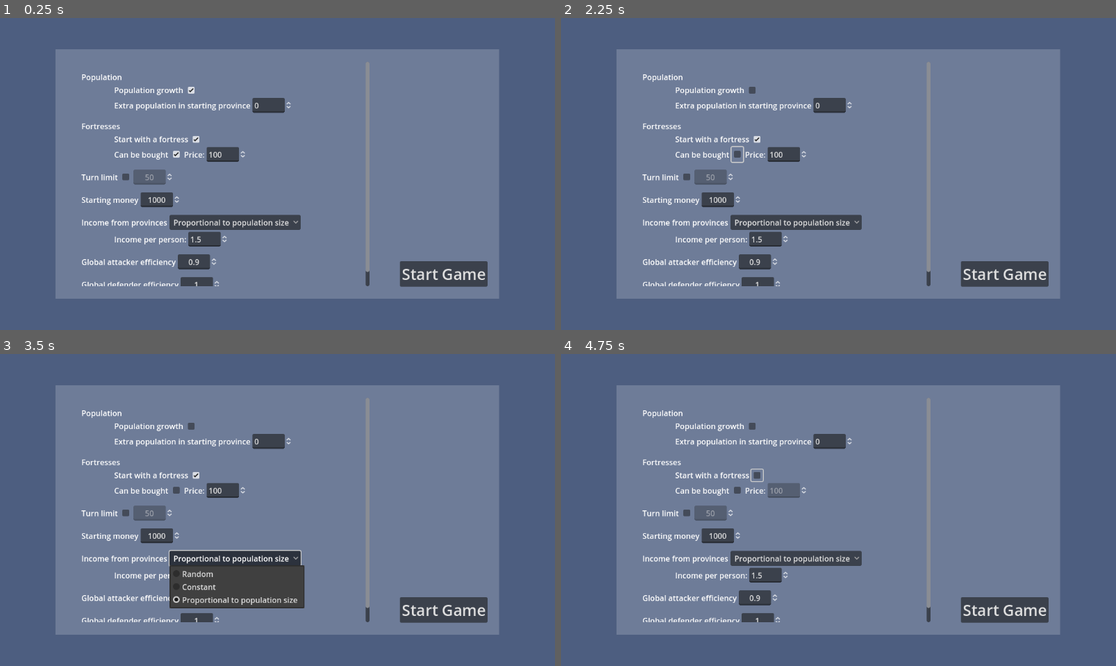
Above: before the commit, frames 1-4 (two rows, left to right).
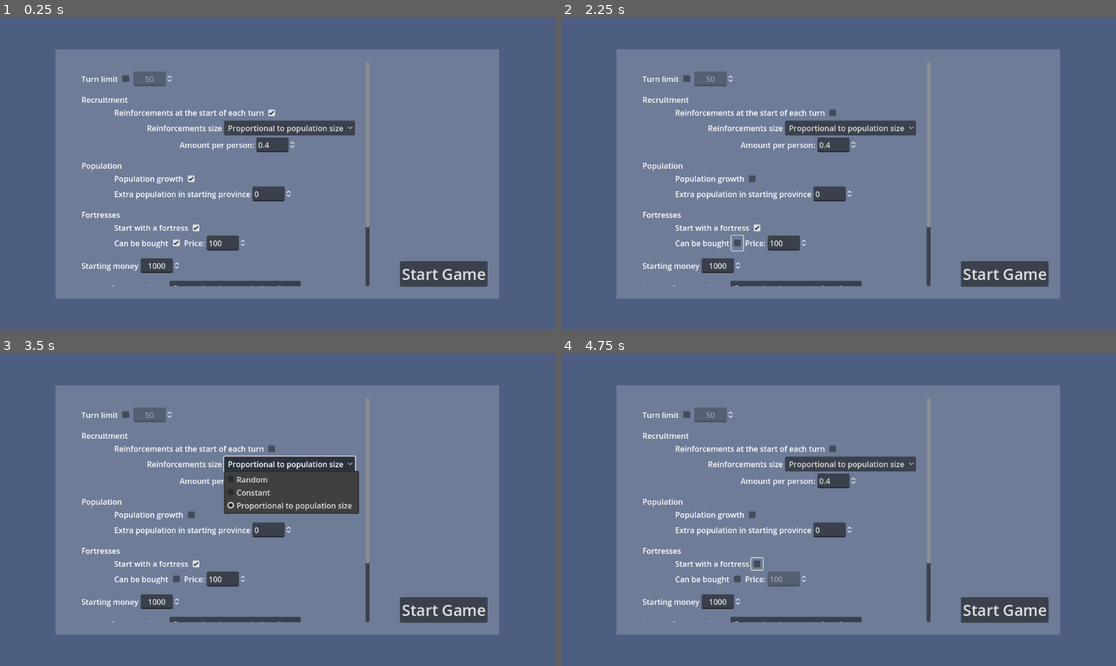
Above: after the commit, the same moments.

Repository: SamTheBlow/grand-strategy-game
Game: Godot game, scene res://scenes/main.tscn
Same seed, same stepped clock (60 frames per second), same inputs: the game is played once before the commit and once after it. The engine's default icon, where the game draws it, is replaced by a stand-in: a white triangle on a blue panel in a dark square.
Inputs (mouse positions are in pixels of both pictures, inside the frame that each line leads up to; where the layout moved, square brackets give the same spot in the first picture):
- Up to frame 1 (0.25 s): no input
- Up to frame 2 (2.25 s): click (755, 177) [755, 89] at 0.5 s; click (832, 111) at 1.27 s; click (738, 242) [738, 155] at 2 s
- Up to frame 3 (3.5 s): click "Proportional to population si…" at 2.75 s
- Up to frame 4 (4.75 s): click "Proportional to population si…" at 3.5 s; click (755, 563) [755, 475] at 4.25 s

The runs differ from the first frame. In frame 1, 8.5% of the frame differs, in the area x 14-67%, y 17-86%; in frame 2, 8.6%; in frame 3, 14%; in frame 4, 8.6%.

Commit message:
Add new rules for army reinforcements

Diff:
--- a/GrandStrategyGame/scenes/main_menu/lobby.tscn
+++ b/GrandStrategyGame/scenes/main_menu/lobby.tscn
@@ -3,7 +3,7 @@
 [ext_resource type="Script" path="res://scripts/main_menu/lobby.gd" id="1_hty1g"]
 [ext_resource type="PackedScene" uid="uid://dt7gjsuwry1nc" path="res://test_data/world_maps/world_test1.tscn" id="2_aiiyc"]
 [ext_resource type="Script" path="res://scripts/main_menu/lockable_spin_box.gd" id="2_sb2tg"]
-[ext_resource type="Script" path="res://scripts/main_menu/province_income_options.gd" id="4_cq0th"]
+[ext_resource type="Script" path="res://scripts/main_menu/show_menu_options.gd" id="4_cq0th"]
 
 [node name="Lobby" type="Control"]
 layout_mode = 3
@@ -50,7 +50,6 @@
 [node name="ScrollContainer" type="ScrollContainer" parent="HBoxContainer/Spacing75/MarginContainer"]
 layout_mode = 2
 follow_focus = true
-horizontal_scroll_mode = 0
 
 [node name="HBoxContainer" type="HBoxContainer" parent="HBoxContainer/Spacing75/MarginContainer/ScrollContainer"]
 layout_mode = 2
@@ -66,104 +65,6 @@
 
 [node name="SpacingTop" type="Control" parent="HBoxContainer/Spacing75/MarginContainer/ScrollContainer/HBoxContainer/VBoxContainer"]
 custom_minimum_size = Vector2(0, 16)
-layout_mode = 2
-
-[node name="HBoxContainer" type="HBoxContainer" parent="HBoxContainer/Spacing75/MarginContainer/ScrollContainer/HBoxContainer/VBoxContainer"]
-layout_mode = 2
-
-[node name="Label" type="Label" parent="HBoxContainer/Spacing75/MarginContainer/ScrollContainer/HBoxContainer/VBoxContainer/HBoxContainer"]
-layout_mode = 2
-text = "Population"
-
-[node name="HBoxContainer69" type="HBoxContainer" parent="HBoxContainer/Spacing75/MarginContainer/ScrollContainer/HBoxContainer/VBoxContainer"]
-layout_mode = 2
-
-[node name="Spacing" type="Control" parent="HBoxContainer/Spacing75/MarginContainer/ScrollContainer/HBoxContainer/VBoxContainer/HBoxContainer69"]
-custom_minimum_size = Vector2(64, 0)
-layout_mode = 2
-
-[node name="Label" type="Label" parent="HBoxContainer/Spacing75/MarginContainer/ScrollContainer/HBoxContainer/VBoxContainer/HBoxContainer69"]
-layout_mode = 2
-text = "Population growth"
-
-[node name="PopulationGrowth" type="CheckBox" parent="HBoxContainer/Spacing75/MarginContainer/ScrollContainer/HBoxContainer/VBoxContainer/HBoxContainer69"]
-unique_name_in_owner = true
-layout_mode = 2
-button_pressed = true
-
-[node name="HBoxContainer70" type="HBoxContainer" parent="HBoxContainer/Spacing75/MarginContainer/ScrollContainer/HBoxContainer/VBoxContainer"]
-layout_mode = 2
-
-[node name="Spacing" type="Control" parent="HBoxContainer/Spacing75/MarginContainer/ScrollContainer/HBoxContainer/VBoxContainer/HBoxContainer70"]
-custom_minimum_size = Vector2(64, 0)
-layout_mode = 2
-
-[node name="Label" type="Label" parent="HBoxContainer/Spacing75/MarginContainer/ScrollContainer/HBoxContainer/VBoxContainer/HBoxContainer70"]
-layout_mode = 2
-text = "Extra population in starting province"
-
-[node name="ExtraStartingPopulation" type="SpinBox" parent="HBoxContainer/Spacing75/MarginContainer/ScrollContainer/HBoxContainer/VBoxContainer/HBoxContainer70"]
-unique_name_in_owner = true
-layout_mode = 2
-allow_greater = true
-
-[node name="Spacing1" type="Control" parent="HBoxContainer/Spacing75/MarginContainer/ScrollContainer/HBoxContainer/VBoxContainer"]
-custom_minimum_size = Vector2(0, 8)
-layout_mode = 2
-
-[node name="HBoxContainer2" type="HBoxContainer" parent="HBoxContainer/Spacing75/MarginContainer/ScrollContainer/HBoxContainer/VBoxContainer"]
-layout_mode = 2
-
-[node name="Label" type="Label" parent="HBoxContainer/Spacing75/MarginContainer/ScrollContainer/HBoxContainer/VBoxContainer/HBoxContainer2"]
-layout_mode = 2
-text = "Fortresses"
-
-[node name="FortressStart" type="HBoxContainer" parent="HBoxContainer/Spacing75/MarginContainer/ScrollContainer/HBoxContainer/VBoxContainer"]
-layout_mode = 2
-
-[node name="Spacing" type="Control" parent="HBoxContainer/Spacing75/MarginContainer/ScrollContainer/HBoxContainer/VBoxContainer/FortressStart"]
-custom_minimum_size = Vector2(64, 0)
-layout_mode = 2
-
-[node name="Label" type="Label" parent="HBoxContainer/Spacing75/MarginContainer/ScrollContainer/HBoxContainer/VBoxContainer/FortressStart"]
-layout_mode = 2
-text = "Start with a fortress"
-
-[node name="StartWithFortress" type="CheckBox" parent="HBoxContainer/Spacing75/MarginContainer/ScrollContainer/HBoxContainer/VBoxContainer/FortressStart"]
-unique_name_in_owner = true
-layout_mode = 2
-button_pressed = true
-
-[node name="FortressPurchase2" type="HBoxContainer" parent="HBoxContainer/Spacing75/MarginContainer/ScrollContainer/HBoxContainer/VBoxContainer"]
-layout_mode = 2
-
-[node name="Spacing" type="Control" parent="HBoxContainer/Spacing75/MarginContainer/ScrollContainer/HBoxContainer/VBoxContainer/FortressPurchase2"]
-custom_minimum_size = Vector2(64, 0)
-layout_mode = 2
-
-[node name="Label" type="Label" parent="HBoxContainer/Spacing75/MarginContainer/ScrollContainer/HBoxContainer/VBoxContainer/FortressPurchase2"]
-layout_mode = 2
-text = "Can be bought"
-
-[node name="CanBuyFortress" type="CheckBox" parent="HBoxContainer/Spacing75/MarginContainer/ScrollContainer/HBoxContainer/VBoxContainer/FortressPurchase2"]
-unique_name_in_owner = true
-layout_mode = 2
-button_pressed = true
-
-[node name="Label2" type="Label" parent="HBoxContainer/Spacing75/MarginContainer/ScrollContainer/HBoxContainer/VBoxContainer/FortressPurchase2"]
-layout_mode = 2
-text = "Price:"
-
-[node name="FortressPrice" type="SpinBox" parent="HBoxContainer/Spacing75/MarginContainer/ScrollContainer/HBoxContainer/VBoxContainer/FortressPurchase2" node_paths=PackedStringArray("check_box")]
-unique_name_in_owner = true
-layout_mode = 2
-value = 100.0
-allow_greater = true
-script = ExtResource("2_sb2tg")
-check_box = NodePath("../../FortressStart/StartWithFortress")
-
-[node name="Spacing2" type="Control" parent="HBoxContainer/Spacing75/MarginContainer/ScrollContainer/HBoxContainer/VBoxContainer"]
-custom_minimum_size = Vector2(0, 8)
 layout_mode = 2
 
 [node name="HBoxContainer3" type="HBoxContainer" parent="HBoxContainer/Spacing75/MarginContainer/ScrollContainer/HBoxContainer/VBoxContainer"]
@@ -189,6 +90,246 @@
 check_box = NodePath("../TurnLimitCheckBox")
 
 [node name="Spacing5" type="Control" parent="HBoxContainer/Spacing75/MarginContainer/ScrollContainer/HBoxContainer/VBoxContainer"]
+custom_minimum_size = Vector2(0, 8)
+layout_mode = 2
+
+[node name="HBoxContainer" type="HBoxContainer" parent="HBoxContainer/Spacing75/MarginContainer/ScrollContainer/HBoxContainer/VBoxContainer"]
+layout_mode = 2
+
+[node name="Label" type="Label" parent="HBoxContainer/Spacing75/MarginContainer/ScrollContainer/HBoxContainer/VBoxContainer/HBoxContainer"]
+layout_mode = 2
+text = "Recruitment"
+
+[node name="HBoxContainer71" type="HBoxContainer" parent="HBoxContainer/Spacing75/MarginContainer/ScrollContainer/HBoxContainer/VBoxContainer"]
+layout_mode = 2
+
+[node name="Spacing" type="Control" parent="HBoxContainer/Spacing75/MarginContainer/ScrollContainer/HBoxContainer/VBoxContainer/HBoxContainer71"]
+custom_minimum_size = Vector2(64, 0)
+layout_mode = 2
+
+[node name="Label" type="Label" parent="HBoxContainer/Spacing75/MarginContainer/ScrollContainer/HBoxContainer/VBoxContainer/HBoxContainer71"]
+layout_mode = 2
+text = "Reinforcements at the start of each turn"
+
+[node name="Reinforcements" type="CheckBox" parent="HBoxContainer/Spacing75/MarginContainer/ScrollContainer/HBoxContainer/VBoxContainer/HBoxContainer71"]
+unique_name_in_owner = true
+layout_mode = 2
+button_pressed = true
+
+[node name="HBoxContainer9" type="HBoxContainer" parent="HBoxContainer/Spacing75/MarginContainer/ScrollContainer/HBoxContainer/VBoxContainer"]
+layout_mode = 2
+
+[node name="Spacing" type="Control" parent="HBoxContainer/Spacing75/MarginContainer/ScrollContainer/HBoxContainer/VBoxContainer/HBoxContainer9"]
+custom_minimum_size = Vector2(64, 0)
+layout_mode = 2
+
+[node name="Spacing2" type="Control" parent="HBoxContainer/Spacing75/MarginContainer/ScrollContainer/HBoxContainer/VBoxContainer/HBoxContainer9"]
+custom_minimum_size = Vector2(64, 0)
+layout_mode = 2
+
+[node name="Label" type="Label" parent="HBoxContainer/Spacing75/MarginContainer/ScrollContainer/HBoxContainer/VBoxContainer/HBoxContainer9"]
+layout_mode = 2
+text = "Reinforcements size"
+
+[node name="ReinforcementOptions" type="OptionButton" parent="HBoxContainer/Spacing75/MarginContainer/ScrollContainer/HBoxContainer/VBoxContainer/HBoxContainer9" node_paths=PackedStringArray("options")]
+unique_name_in_owner = true
+layout_mode = 2
+item_count = 3
+selected = 2
+popup/item_0/text = "Random"
+popup/item_0/id = 0
+popup/item_1/text = "Constant"
+popup/item_1/id = 1
+popup/item_2/text = "Proportional to population size"
+popup/item_2/id = 2
+script = ExtResource("4_cq0th")
+options = [NodePath("../../HBoxContainer420"), NodePath("../../HBoxContainer421"), NodePath("../../HBoxContainer422")]
+
+[node name="HBoxContainer420" type="HBoxContainer" parent="HBoxContainer/Spacing75/MarginContainer/ScrollContainer/HBoxContainer/VBoxContainer"]
+layout_mode = 2
+
+[node name="Spacing" type="Control" parent="HBoxContainer/Spacing75/MarginContainer/ScrollContainer/HBoxContainer/VBoxContainer/HBoxContainer420"]
+custom_minimum_size = Vector2(64, 0)
+layout_mode = 2
+
+[node name="Spacing2" type="Control" parent="HBoxContainer/Spacing75/MarginContainer/ScrollContainer/HBoxContainer/VBoxContainer/HBoxContainer420"]
+custom_minimum_size = Vector2(64, 0)
+layout_mode = 2
+
+[node name="Spacing3" type="Control" parent="HBoxContainer/Spacing75/MarginContainer/ScrollContainer/HBoxContainer/VBoxContainer/HBoxContainer420"]
+custom_minimum_size = Vector2(64, 0)
+layout_mode = 2
+
+[node name="Label" type="Label" parent="HBoxContainer/Spacing75/MarginContainer/ScrollContainer/HBoxContainer/VBoxContainer/HBoxContainer420"]
+layout_mode = 2
+text = "Range:"
+
+[node name="ReinforcementsRandomMin" type="SpinBox" parent="HBoxContainer/Spacing75/MarginContainer/ScrollContainer/HBoxContainer/VBoxContainer/HBoxContainer420"]
+unique_name_in_owner = true
+layout_mode = 2
+value = 10.0
+allow_greater = true
+
+[node name="Label2" type="Label" parent="HBoxContainer/Spacing75/MarginContainer/ScrollContainer/HBoxContainer/VBoxContainer/HBoxContainer420"]
+layout_mode = 2
+text = "to"
+
+[node name="ReinforcementsRandomMax" type="SpinBox" parent="HBoxContainer/Spacing75/MarginContainer/ScrollContainer/HBoxContainer/VBoxContainer/HBoxContainer420"]
+unique_name_in_owner = true
+layout_mode = 2
+value = 40.0
+allow_greater = true
+
+[node name="HBoxContainer421" type="HBoxContainer" parent="HBoxContainer/Spacing75/MarginContainer/ScrollContainer/HBoxContainer/VBoxContainer"]
+layout_mode = 2
+
+[node name="Spacing" type="Control" parent="HBoxContainer/Spacing75/MarginContainer/ScrollContainer/HBoxContainer/VBoxContainer/HBoxContainer421"]
+custom_minimum_size = Vector2(64, 0)
+layout_mode = 2
+
+[node name="Spacing2" type="Control" parent="HBoxContainer/Spacing75/MarginContainer/ScrollContainer/HBoxContainer/VBoxContainer/HBoxContainer421"]
+custom_minimum_size = Vector2(64, 0)
+layout_mode = 2
+
+[node name="Spacing3" type="Control" parent="HBoxContainer/Spacing75/MarginContainer/ScrollContainer/HBoxContainer/VBoxContainer/HBoxContainer421"]
+custom_minimum_size = Vector2(64, 0)
+layout_mode = 2
+
+[node name="Label" type="Label" parent="HBoxContainer/Spacing75/MarginContainer/ScrollContainer/HBoxContainer/VBoxContainer/HBoxContainer421"]
+layout_mode = 2
+text = "Amount:"
+
+[node name="ReinforcementsConstant" type="SpinBox" parent="HBoxContainer/Spacing75/MarginContainer/ScrollContainer/HBoxContainer/VBoxContainer/HBoxContainer421"]
+unique_name_in_owner = true
+layout_mode = 2
+value = 20.0
+allow_greater = true
+
+[node name="HBoxContainer422" type="HBoxContainer" parent="HBoxContainer/Spacing75/MarginContainer/ScrollContainer/HBoxContainer/VBoxContainer"]
+layout_mode = 2
+
+[node name="Spacing" type="Control" parent="HBoxContainer/Spacing75/MarginContainer/ScrollContainer/HBoxContainer/VBoxContainer/HBoxContainer422"]
+custom_minimum_size = Vector2(64, 0)
+layout_mode = 2
+
+[node name="Spacing2" type="Control" parent="HBoxContainer/Spacing75/MarginContainer/ScrollContainer/HBoxContainer/VBoxContainer/HBoxContainer422"]
+custom_minimum_size = Vector2(64, 0)
+layout_mode = 2
+
+[node name="Spacing3" type="Control" parent="HBoxContainer/Spacing75/MarginContainer/ScrollContainer/HBoxContainer/VBoxContainer/HBoxContainer422"]
+custom_minimum_size = Vector2(64, 0)
+layout_mode = 2
+
+[node name="Label" type="Label" parent="HBoxContainer/Spacing75/MarginContainer/ScrollContainer/HBoxContainer/VBoxContainer/HBoxContainer422"]
+layout_mode = 2
+text = "Amount per person:"
+
+[node name="ReinforcementsPerPerson" type="SpinBox" parent="HBoxContainer/Spacing75/MarginContainer/ScrollContainer/HBoxContainer/VBoxContainer/HBoxContainer422"]
+unique_name_in_owner = true
+layout_mode = 2
+step = 0.01
+value = 0.4
+allow_greater = true
+
+[node name="Spacing7" type="Control" parent="HBoxContainer/Spacing75/MarginContainer/ScrollContainer/HBoxContainer/VBoxContainer"]
+custom_minimum_size = Vector2(0, 8)
+layout_mode = 2
+
+[node name="HBoxContainer8" type="HBoxContainer" parent="HBoxContainer/Spacing75/MarginContainer/ScrollContainer/HBoxContainer/VBoxContainer"]
+layout_mode = 2
+
+[node name="Label" type="Label" parent="HBoxContainer/Spacing75/MarginContainer/ScrollContainer/HBoxContainer/VBoxContainer/HBoxContainer8"]
+layout_mode = 2
+text = "Population"
+
+[node name="HBoxContainer69" type="HBoxContainer" parent="HBoxContainer/Spacing75/MarginContainer/ScrollContainer/HBoxContainer/VBoxContainer"]
+layout_mode = 2
+
+[node name="Spacing" type="Control" parent="HBoxContainer/Spacing75/MarginContainer/ScrollContainer/HBoxContainer/VBoxContainer/HBoxContainer69"]
+custom_minimum_size = Vector2(64, 0)
+layout_mode = 2
+
+[node name="Label" type="Label" parent="HBoxContainer/Spacing75/MarginContainer/ScrollContainer/HBoxContainer/VBoxContainer/HBoxContainer69"]
+layout_mode = 2
+text = "Population growth"
+
+[node name="PopulationGrowth" type="CheckBox" parent="HBoxContainer/Spacing75/MarginContainer/ScrollContainer/HBoxContainer/VBoxContainer/HBoxContainer69"]
+unique_name_in_owner = true
+layout_mode = 2
+button_pressed = true
+
+[node name="HBoxContainer70" type="HBoxContainer" parent="HBoxContainer/Spacing75/MarginContainer/ScrollContainer/HBoxContainer/VBoxContainer"]
+layout_mode = 2
+
+[node name="Spacing" type="Control" parent="HBoxContainer/Spacing75/MarginContainer/ScrollContainer/HBoxContainer/VBoxContainer/HBoxContainer70"]
+custom_minimum_size = Vector2(64, 0)
+layout_mode = 2
+
+[node name="Label" type="Label" parent="HBoxContainer/Spacing75/MarginContainer/ScrollContainer/HBoxContainer/VBoxContainer/HBoxContainer70"]
+layout_mode = 2
+text = "Extra population in starting province"
+
+[node name="ExtraStartingPopulation" type="SpinBox" parent="HBoxContainer/Spacing75/MarginContainer/ScrollContainer/HBoxContainer/VBoxContainer/HBoxContainer70"]
+unique_name_in_owner = true
+layout_mode = 2
+allow_greater = true
+
+[node name="Spacing1" type="Control" parent="HBoxContainer/Spacing75/MarginContainer/ScrollContainer/HBoxContainer/VBoxContainer"]
+custom_minimum_size = Vector2(0, 8)
+layout_mode = 2
+
+[node name="HBoxContainer2" type="HBoxContainer" parent="HBoxContainer/Spacing75/MarginContainer/ScrollContainer/HBoxContainer/VBoxContainer"]
+layout_mode = 2
+
+[node name="Label" type="Label" parent="HBoxContainer/Spacing75/MarginContainer/ScrollContainer/HBoxContainer/VBoxContainer/HBoxContainer2"]
+layout_mode = 2
+text = "Fortresses"
+
+[node name="FortressStart" type="HBoxContainer" parent="HBoxContainer/Spacing75/MarginContainer/ScrollContainer/HBoxContainer/VBoxContainer"]
+layout_mode = 2
+
+[node name="Spacing" type="Control" parent="HBoxContainer/Spacing75/MarginContainer/ScrollContainer/HBoxContainer/VBoxContainer/FortressStart"]
+custom_minimum_size = Vector2(64, 0)
+layout_mode = 2
+
+[node name="Label" type="Label" parent="HBoxContainer/Spacing75/MarginContainer/ScrollContainer/HBoxContainer/VBoxContainer/FortressStart"]
+layout_mode = 2
+text = "Start with a fortress"
+
+[node name="StartWithFortress" type="CheckBox" parent="HBoxContainer/Spacing75/MarginContainer/ScrollContainer/HBoxContainer/VBoxContainer/FortressStart"]
+unique_name_in_owner = true
+layout_mode = 2
+button_pressed = true
+
+[node name="FortressPurchase2" type="HBoxContainer" parent="HBoxContainer/Spacing75/MarginContainer/ScrollContainer/HBoxContainer/VBoxContainer"]
+layout_mode = 2
+
+[node name="Spacing" type="Control" parent="HBoxContainer/Spacing75/MarginContainer/ScrollContainer/HBoxContainer/VBoxContainer/FortressPurchase2"]
+custom_minimum_size = Vector2(64, 0)
+layout_mode = 2
+
+[node name="Label" type="Label" parent="HBoxContainer/Spacing75/MarginContainer/ScrollContainer/HBoxContainer/VBoxContainer/FortressPurchase2"]
+layout_mode = 2
+text = "Can be bought"
+
+[node name="CanBuyFortress" type="CheckBox" parent="HBoxContainer/Spacing75/MarginContainer/ScrollContainer/HBoxContainer/VBoxContainer/FortressPurchase2"]
+unique_name_in_owner = true
+layout_mode = 2
+button_pressed = true
+
+[node name="Label2" type="Label" parent="HBoxContainer/Spacing75/MarginContainer/ScrollContainer/HBoxContainer/VBoxContainer/FortressPurchase2"]
+layout_mode = 2
+text = "Price:"
+
+[node name="FortressPrice" type="SpinBox" parent="HBoxContainer/Spacing75/MarginContainer/ScrollContainer/HBoxContainer/VBoxContainer/FortressPurchase2" node_paths=PackedStringArray("check_box")]
+unique_name_in_owner = true
+layout_mode = 2
+value = 100.0
+allow_greater = true
+script = ExtResource("2_sb2tg")
+check_box = NodePath("../../FortressStart/StartWithFortress")
+
+[node name="Spacing2" type="Control" parent="HBoxContainer/Spacing75/MarginContainer/ScrollContainer/HBoxContainer/VBoxContainer"]
 custom_minimum_size = Vector2(0, 8)
 layout_mode = 2
 
--- a/GrandStrategyGame/scripts/armies/army.gd
+++ b/GrandStrategyGame/scripts/armies/army.gd
@@ -96,6 +96,12 @@
 	modulate = Color(v, v, v, 1.0)
 
 
+## Stops all animations and sets the army back to active.
+func refresh_visuals() -> void:
+	stop_animations()
+	self.is_active = true
+
+
 func stop_animations() -> void:
 	if animation_is_playing:
 		animation_is_playing = false
--- a/GrandStrategyGame/scripts/armies/army_recruitment.gd
+++ /dev/null
@@ -1,16 +0,0 @@
-class_name ArmyRecruitment
-## Class responsible for recruiting new armies in given province.
-
-
-func recruit_in_province(province: Province) -> void:
-	if not province.has_owner_country():
-		return
-
-	var _army: Army = Army.quick_setup(
-			province.game,
-			province.game.world.armies.new_unique_army_id(),
-			province.population.population_size,
-			province.owner_country(),
-			province
-	)
-	province.game.world.armies.merge_armies(province)
--- /dev/null
+++ b/GrandStrategyGame/scripts/armies/army_reinforcements.gd
@@ -0,0 +1,37 @@
+class_name ArmyReinforcements
+## Class responsible for spawning new armies in given province.
+
+
+func reinforce_province(province: Province) -> void:
+	if not province.game.rules.reinforcements_enabled:
+		return
+
+	if not province.has_owner_country():
+		return
+
+	var reinforcements_size: int = 0
+	match province.game.rules.reinforcements_option:
+		GameRules.ReinforcementsOption.RANDOM:
+			reinforcements_size = randi_range(
+					province.game.rules.reinforcements_random_min,
+					province.game.rules.reinforcements_random_max
+			)
+		GameRules.ReinforcementsOption.CONSTANT:
+			reinforcements_size = province.game.rules.reinforcements_constant
+		GameRules.ReinforcementsOption.POPULATION:
+			reinforcements_size = floori(
+					province.population.population_size
+					* province.game.rules.reinforcements_per_person
+			)
+	# TODO this code should not be here!
+	if reinforcements_size < 10:
+		return
+
+	var _army: Army = Army.quick_setup(
+			province.game,
+			province.game.world.armies.new_unique_army_id(),
+			reinforcements_size,
+			province.owner_country(),
+			province
+	)
+	province.game.world.armies.merge_armies(province)
--- a/GrandStrategyGame/scripts/game/game.gd
+++ b/GrandStrategyGame/scripts/game/game.gd
@@ -312,9 +312,8 @@
 func end_turn() -> void:
 	#print("********** End of turn **********")
 
-	# Merge your armies
-	for province in world.provinces.get_provinces():
-		world.armies.merge_armies(province)
+	# End your turn
+	_end_player_turn()
 
 	# Play all other players' turn
 	for player in players.players:
@@ -351,9 +350,17 @@
 	for action in actions:
 		action.apply_to(self)
 
+	_end_player_turn()
+
+
+func _end_player_turn() -> void:
 	# Merge armies
 	for province in world.provinces.get_provinces():
 		world.armies.merge_armies(province)
+
+	# Refresh the army visuals
+	for army in world.armies.armies:
+		army.refresh_visuals()
 
 	#print("--- End of player's turn")
 
--- a/GrandStrategyGame/scripts/main_menu/lobby.gd
+++ b/GrandStrategyGame/scripts/main_menu/lobby.gd
@@ -15,6 +15,29 @@
 func _selected_game_rules() -> GameRules:
 	var game_rules := GameRules.new()
 
+	var turn_limit_check_box := %TurnLimitCheckBox as CheckBox
+	game_rules.turn_limit_enabled = turn_limit_check_box.button_pressed
+	game_rules.turn_limit = roundi((%TurnLimitSpinBox as SpinBox).value)
+
+	game_rules.reinforcements_enabled = (
+			(%Reinforcements as CheckBox).button_pressed
+	)
+	game_rules.reinforcements_option = (
+			(%ReinforcementOptions as OptionButton).selected
+	)
+	game_rules.reinforcements_random_min = (
+			roundi((%ReinforcementsRandomMin as SpinBox).value)
+	)
+	game_rules.reinforcements_random_max = (
+			roundi((%ReinforcementsRandomMax as SpinBox).value)
+	)
+	game_rules.reinforcements_constant = (
+			roundi((%ReinforcementsConstant as SpinBox).value)
+	)
+	game_rules.reinforcements_per_person = (
+			(%ReinforcementsPerPerson as SpinBox).value
+	)
+
 	game_rules.population_growth = (
 			(%PopulationGrowth as CheckBox).button_pressed
 	)
@@ -31,10 +54,6 @@
 	game_rules.fortress_price = (
 			roundi((%FortressPrice as SpinBox).value)
 	)
-
-	var turn_limit_check_box := %TurnLimitCheckBox as CheckBox
-	game_rules.turn_limit_enabled = turn_limit_check_box.button_pressed
-	game_rules.turn_limit = roundi((%TurnLimitSpinBox as SpinBox).value)
 
 	var starting_money_spin_box := %StartingMoneySpinBox as SpinBox
 	game_rules.starting_money = roundi(starting_money_spin_box.value)
--- a/GrandStrategyGame/scripts/provinces/province.gd
+++ b/GrandStrategyGame/scripts/provinces/province.gd
@@ -24,7 +24,7 @@
 
 func _on_new_turn() -> void:
 	ProvinceNewOwner.new().update_province_owner(self)
-	ArmyRecruitment.new().recruit_in_province(self)
+	ArmyReinforcements.new().reinforce_province(self)
 
 	ProvinceIncomePerPerson.new().update_province(self)
 	_owner_country.money += income_money
--- a/GrandStrategyGame/scripts/rules/game_rules.gd
+++ b/GrandStrategyGame/scripts/rules/game_rules.gd
@@ -3,13 +3,19 @@
 
 
 const RULE_NAMES: Array[String] = [
+	"turn_limit_enabled",
+	"turn_limit",
+	"reinforcements_enabled",
+	"reinforcements_option",
+	"reinforcements_random_min",
+	"reinforcements_random_max",
+	"reinforcements_constant",
+	"reinforcements_per_person",
 	"population_growth",
 	"extra_starting_population",
 	"start_with_fortress",
 	"can_buy_fortress",
 	"fortress_price",
-	"turn_limit_enabled",
-	"turn_limit",
 	"starting_money",
 	"province_income_option",
 	"province_income_random_min",
@@ -20,19 +26,31 @@
 	"global_defender_efficiency",
 ]
 
+enum ReinforcementsOption {
+	RANDOM = 0,
+	CONSTANT = 1,
+	POPULATION = 2,
+}
+
 enum ProvinceIncome {
 	RANDOM = 0,
 	CONSTANT = 1,
 	POPULATION = 2,
 }
 
+@export var turn_limit_enabled: bool = false
+@export var turn_limit: int = 50
+@export var reinforcements_enabled: bool = true
+@export var reinforcements_option: int = ReinforcementsOption.POPULATION
+@export var reinforcements_random_min: int = 10
+@export var reinforcements_random_max: int = 40
+@export var reinforcements_constant: int = 0
+@export var reinforcements_per_person: float = 1.0
 @export var population_growth: bool = true
 @export var extra_starting_population: int = 0
 @export var start_with_fortress: bool = true
 @export var can_buy_fortress: bool = true
 @export var fortress_price: int = 500
-@export var turn_limit_enabled: bool = false
-@export var turn_limit: int = 50
 @export var starting_money: int = 1000
 @export var province_income_option: int = ProvinceIncome.POPULATION
 @export var province_income_random_min: int = 10
Renamed: GrandStrategyGame/scripts/main_menu/province_income_options.gd -> GrandStrategyGame/scripts/main_menu/show_menu_options.gd
